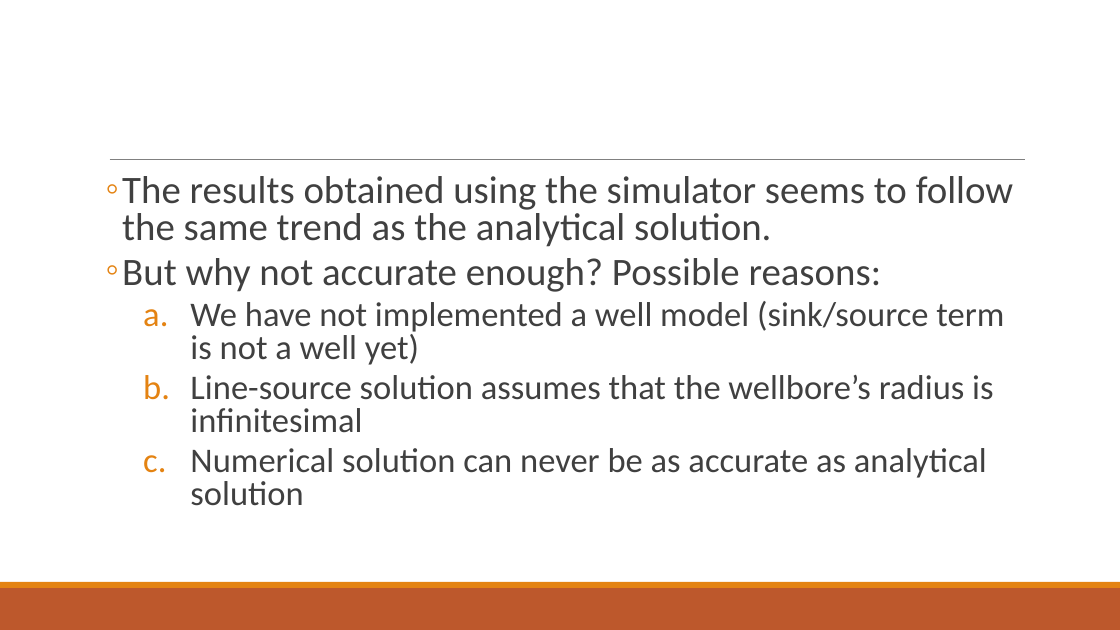
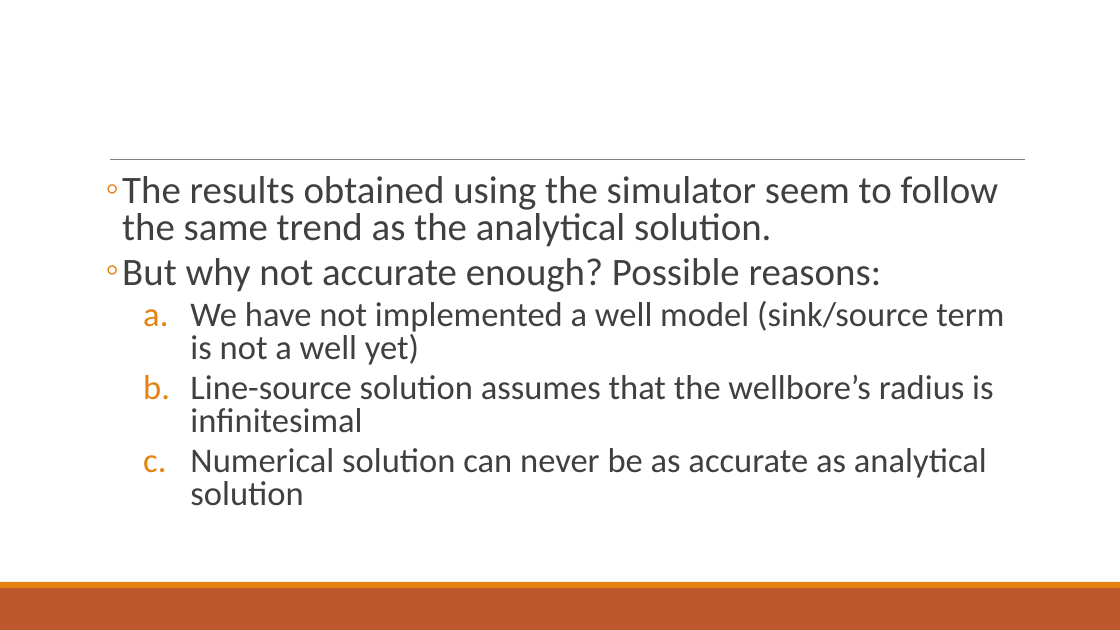
Before and after one commit to benjdewantara/fdressim, a slide deck: slide 36 of Thesis/Presentation/Single-phase Fluid FD Simulator.pptx. Drawn at 1120x630 pixels with LibreOffice and Linux fonts; fonts in the diff are those of the drawing; grey boxes stand for pictures. Boxes give left, top, right and bottom in pixels: in the first picture for what was removed or moved away, otherwise in the second. Text is boxed around its words. In the diff, an @@ line names an element or a change of style, - is before the commit and + after.

```diff
--- a/Thesis/Presentation/Single-phase Fluid FD Simulator.pptx
+++ b/Thesis/Presentation/Single-phase Fluid FD Simulator.pptx
@@ text at [122, 176, 998, 247]: text changed @@
-  ◦ The results obtained using the simulator seems to follow the same trend as the analytical solution.
+  ◦ The results obtained using the simulator seem to follow the same trend as the analytical solution.
```
Also in this commit, not shown: 20 other files.
